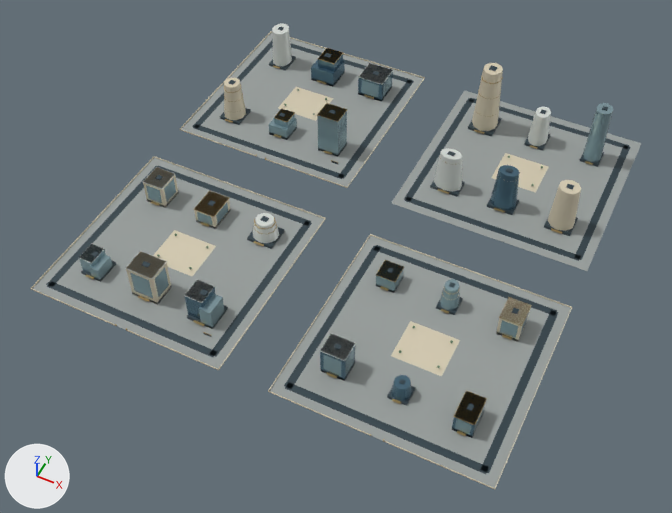
Before and after pictures for a commit that changed the glTF model web/public/assets/3d/ampliworld/GC-CITY-2030/GC-TILE-09-20.glb.
Rendered twice from a camera (50 mm lens) standing at (-545.0, -5994.0, 1108.0) and looking at (-994.0, -5095.0, -15.0). The lights are fixed; the arrows at lower left show +X, +Y and +Z. The older version comes first. Where no turn or scale is listed for an object, it has been applied to the vertices. Vertices at exactly the same position are counted once.

In view in the first picture: 'GC-TILE-09-20-blue', 'GC-TILE-09-20-dark', 'GC-TILE-09-20-glass', 'GC-TILE-09-20-gold', 'GC-TILE-09-20-ivory', 'GC-TILE-09-20-paving', 'GC-TILE-09-20-white' and 1 more.
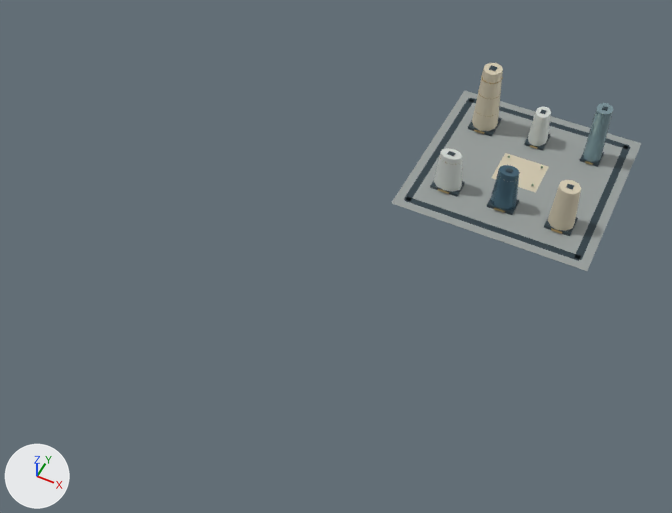
The change, as a list of edits to the scene's bpy script:
```text
Change me_mesh_0:
    used by ob_gc_tile_09_20_paving; location = (0.0, 0.0, 0.0)
    remove me_mesh_0.from_pydata(...)  # 32 vertices, 48 faces; spans x -1379.0..-621.0, y -5379.0..-4621.0, z 0.0
    add me_mesh_0.from_pydata(...)  # 8 vertices, 12 faces; spans x -959.0..-621.0, y -4959.0..-4621.0, z 0.0
    me_mesh_0 part 1: the loose piece of 8 vertices spanning x -1379.0..-1041.0, y -4959.0..-4621.0, z 0.0 is deleted
    me_mesh_0 part 2: the loose piece of 8 vertices spanning x -1379.0..-1041.0, y -5379.0..-5041.0, z 0.0 is deleted
    me_mesh_0 part 3: the loose piece of 8 vertices spanning x -959.0..-621.0, y -5379.0..-5041.0, z 0.0 is deleted
Change me_mesh_1:
    used by ob_gc_tile_09_20_dark; location = (0.0, 0.0, 0.0)
    remove me_mesh_1.from_pydata(...)  # 528 vertices, 792 faces; spans x -1364.0..-636.0, y -5364.0..-4636.0, z 0.0..126.0
    add me_mesh_1.from_pydata(...)  # 128 vertices, 192 faces; spans x -944.0..-636.0, y -4944.0..-4636.0, z 0.0..126.0
    me_mesh_1 part 4: 50 loose pieces with 400 vertices, spanning x -1364.0..-636.0, y -5364.0..-4636.0, z 0.0..82.0, are deleted
Change me_mesh_2:
    used by ob_gc_tile_09_20_ivory; location = (0.0, 0.0, 0.0)
    remove me_mesh_2.from_pydata(...)  # 250 vertices, 396 faces; spans x -1380.0..-620.0, y -5380.0..-4620.0, z 0.0..125.0
    add me_mesh_2.from_pydata(...)  # 52 vertices, 92 faces; spans x -912.0..-669.0, y -4899.0..-4673.0, z 0.0..125.0
    me_mesh_2 part 5: 23 loose pieces with 198 vertices, spanning x -1380.0..-620.0, y -5380.0..-4620.0, z 0.0..75.0, are deleted
Change me_mesh_5:
    used by ob_gc_tile_09_20_gold; location = (0.0, 0.0, 0.0)
    remove me_mesh_5.from_pydata(...)  # 1182 vertices, 2004 faces; spans x -1328.0..-670.0, y -5380.0..-4675.0, z 0.0..108.0
    add me_mesh_5.from_pydata(...)  # 444 vertices, 792 faces; spans x -912.0..-670.0, y -4903.0..-4675.0, z 4.0..108.0
    me_mesh_5 part 6: 66 loose pieces with 738 vertices, spanning x -1328.0..-673.0, y -5380.0..-4676.0, z 0.0..81.0, are deleted
Change me_mesh_6:
    used by ob_gc_tile_09_20_white; location = (0.0, 0.0, 0.0)
    remove me_mesh_6.from_pydata(...)  # 136 vertices, 232 faces; spans x -1329.0..-774.0, y -5318.0..-4673.0, z 5.0..77.0
    add me_mesh_6.from_pydata(...)  # 44 vertices, 80 faces; spans x -914.0..-774.0, y -4895.0..-4677.0, z 5.0..73.0
    me_mesh_6 part 7: 8 loose pieces with 92 vertices, spanning x -1329.0..-870.0, y -5318.0..-4673.0, z 5.0..77.0, are deleted
Change me_mesh_7:
    used by ob_gc_tile_09_20_blue; location = (0.0, 0.0, 0.0)
    remove me_mesh_7.from_pydata(...)  # 92 vertices, 152 faces; spans x -1233.0..-675.0, y -5321.0..-4673.0, z 0.0..77.0
    add me_mesh_7.from_pydata(...)  # 22 vertices, 40 faces; spans x -811.0..-769.0, y -4895.0..-4861.0, z 5.0..77.0
    me_mesh_7 part 9: 7 loose pieces with 70 vertices, spanning x -1233.0..-675.0, y -5321.0..-4673.0, z 0.0..50.0, are deleted
Change me_mesh_8:
    used by ob_gc_tile_09_20_glass; location = (0.0, 0.0, 0.0)
    remove me_mesh_8.from_pydata(...)  # 388 vertices, 596 faces; spans x -1329.0..-673.0, y -5321.0..-4674.0, z 0.0..110.0
    add me_mesh_8.from_pydata(...)  # 22 vertices, 40 faces; spans x -706.0..-674.0, y -4716.0..-4680.0, z 5.0..110.0
    me_mesh_8 part 8: 44 loose pieces with 366 vertices, spanning x -1329.0..-673.0, y -5321.0..-4674.0, z 0.0..81.0, are deleted
```

Location of each change, (x1, y1, x2, y2) in pixels of the pictures (672 x 513 px):
'GC-TILE-09-20-paving', reshaped (59% narrower, 60% shorter): before (32, 33, 641, 488); after (392, 90, 641, 271)
'GC-TILE-09-20-dark', reshaped (61% narrower, 56% shorter): before (46, 27, 630, 474); after (404, 65, 630, 261)
'GC-TILE-09-20-ivory', reshaped (80% narrower, 63% shorter): before (31, 31, 581, 489); after (472, 63, 581, 231)
'GC-TILE-09-20-glass', reshaped (94% narrower, 83% shorter): before (79, 75, 613, 435); after (583, 103, 613, 162)
'GC-TILE-09-20-white', reshaped (75% narrower, 75% shorter): before (80, 23, 551, 361); after (434, 107, 551, 192)
'GC-TILE-09-20-blue', reshaped (91% narrower, 88% shorter): before (185, 49, 520, 438); after (490, 165, 520, 210)
'GC-TILE-09-20-gold', reshaped: before (86, 48, 593, 442); after (438, 75, 593, 234)
part 1 of me_mesh_0, deleted: before (181, 33, 424, 187)
part 2 of me_mesh_0, deleted: before (32, 157, 324, 369)
part 3 of me_mesh_0, deleted: before (269, 235, 571, 488)
part 4 of me_mesh_1, deleted: before (46, 27, 558, 474)
part 5 of me_mesh_2, deleted: before (31, 31, 572, 489)
part 6 of me_mesh_5, deleted: before (86, 48, 532, 442)
part 7 of me_mesh_6, deleted: before (80, 23, 393, 361)
part 8 of me_mesh_8, deleted: before (79, 75, 529, 435)
part 9 of me_mesh_7, deleted: before (185, 49, 486, 438)
